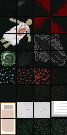
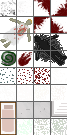
Before/after of a 67px x 135px layered artwork. What changed in the layer stack:
hid "Hintergrund" over [left=0, top=0, right=67, bottom=135]
